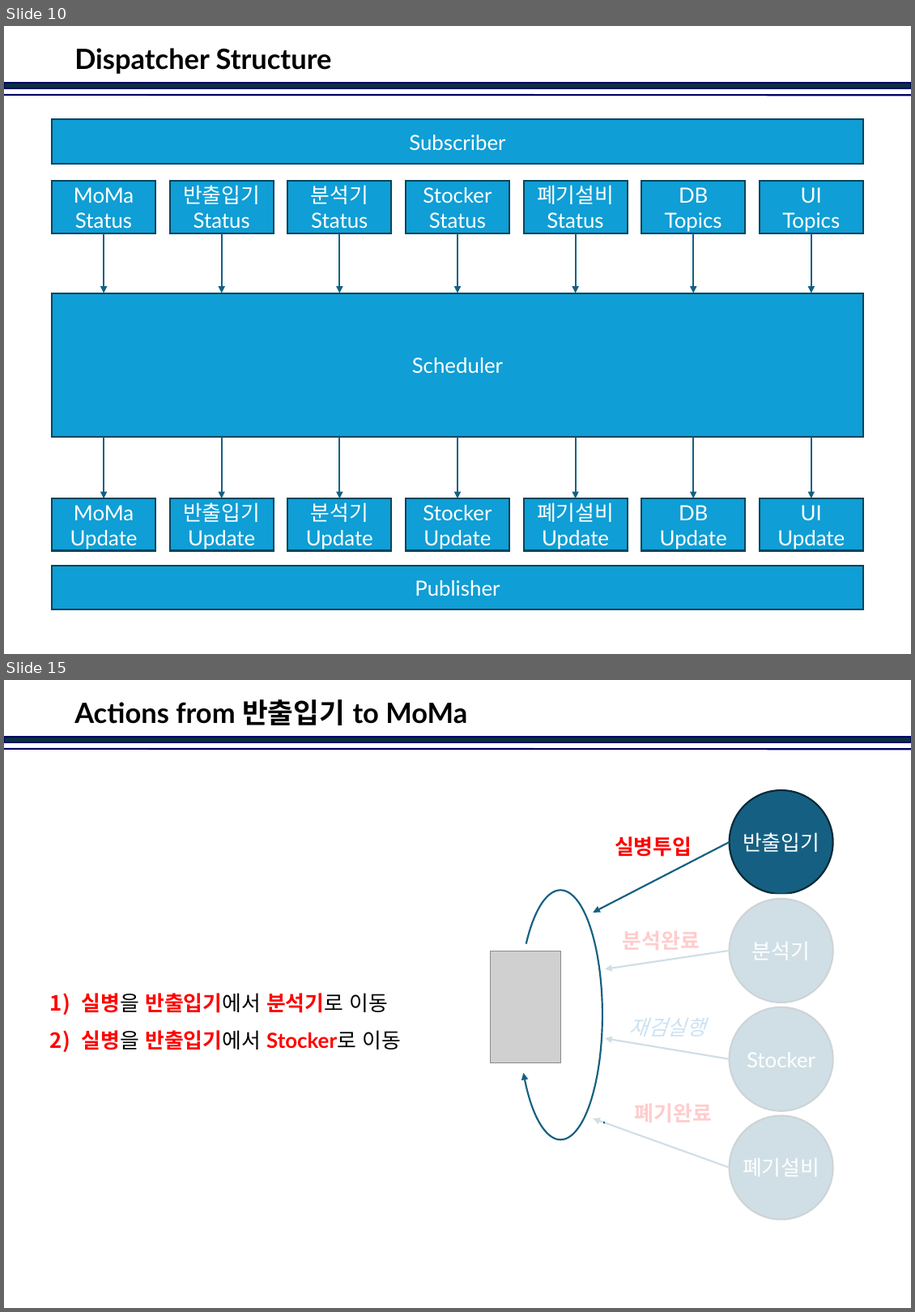
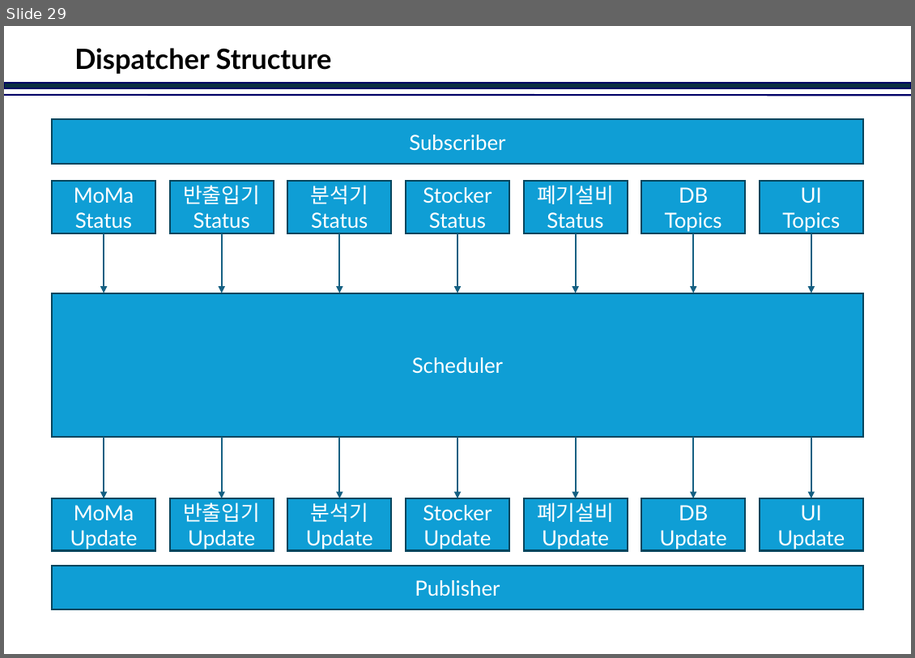
Before and after one commit to jinkabpark/SamickThk_Analysis, a slide deck: 허종원/Dispatcher in Action.pptx. Shown one above the other, each under a label of ours: slides 10 and 15 before the commit, slide 29 after it; the slides between them are not shown. The pictures are 915x1312 and 915x658 pixels, drawn with LibreOffice and Linux fonts; fonts in the diff are those of the drawing; grey boxes stand for pictures; background and template pictures are left out. Boxes give left, top, right and bottom in pixels: in the first picture for what was removed or moved away, otherwise in the second. Text is boxed around its words. In the diff, an @@ line names an element or a change of style, - is before the commit and + after.

```diff
--- a/허종원/Dispatcher in Action.pptx
+++ b/허종원/Dispatcher in Action.pptx
@@ slide 15 removed at <box>4,680,911,1308</box>, background #FFFFFF; not listed: 2 template elements that a slide beside it also shows @@
@@ title removed at <box>74,699,467,725</box> @@
-Actions from 반출입기 to MoMa
@@ ellipse removed at <box>730,791,833,895</box> @@
-반출입기
@@ arrow removed from (730, 843) to (594, 912) @@
@@ text removed at <box>615,836,692,857</box> @@
-실병투입
@@ arc (boxed as its full ellipse) removed at <box>519,891,603,1140</box> @@
@@ rectangle removed at <box>687,894,853,1228</box> @@
@@ rectangle removed at <box>606,916,688,1201</box> @@
@@ ellipse removed at <box>730,899,833,1002</box> @@
-분석기
@@ text removed at <box>623,931,700,950</box> @@
-분석완료
@@ picture removed at <box>491,951,560,1064</box> @@
@@ arrow removed from (730, 951) to (606, 969) @@
@@ text removed at <box>82,993,401,1050</box> @@
-1) 실병을 반출입기에서 분석기로 이동
-2) 실병을 반출입기에서 Stocker로 이동
@@ text removed at <box>629,1018,705,1036</box> @@
-재검실행
@@ ellipse removed at <box>730,1007,833,1112</box> @@
-Stocker
@@ arrow removed from (730, 1059) to (606, 1039) @@
@@ rectangle removed at <box>594,1112,603,1132</box> @@
@@ text removed at <box>635,1104,712,1122</box> @@
-폐기완료
@@ ellipse removed at <box>730,1116,833,1219</box> @@
-폐기설비
@@ arrow removed from (730, 1168) to (594, 1119) @@
@@ what was slide 10 is now slide 29 @@
```
Also in this commit, not shown: 7 other slides changed, 21 slides added, 15 other slides removed.
